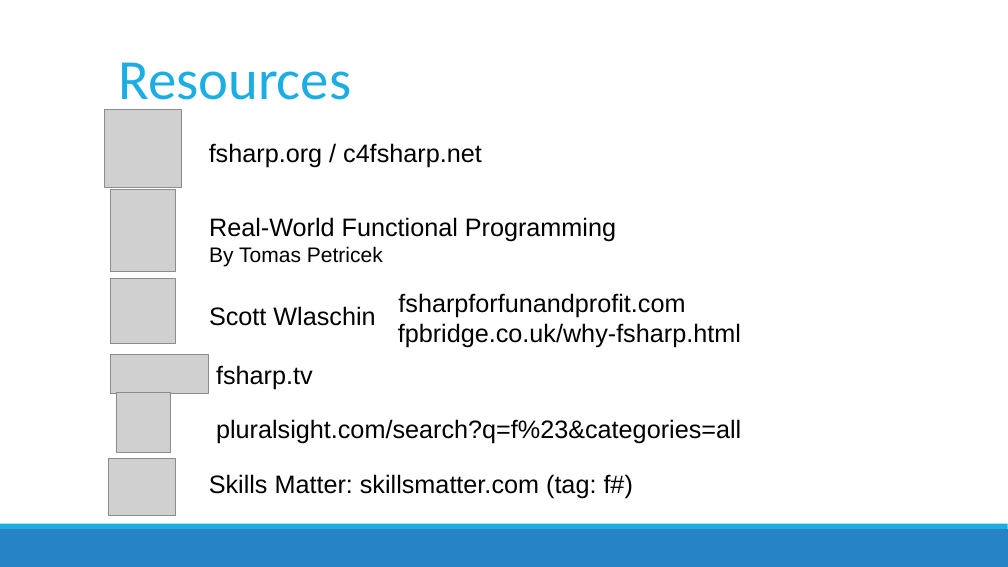
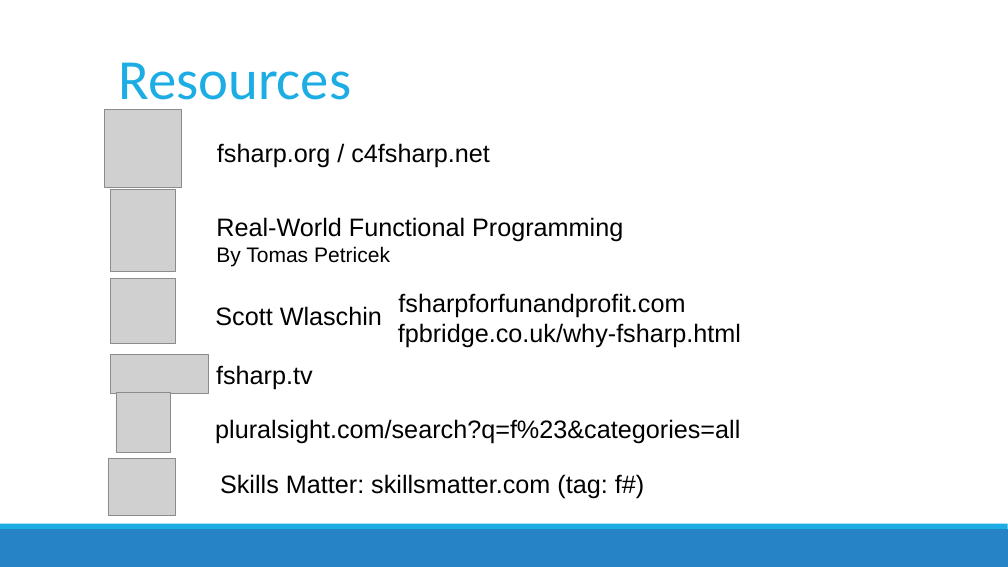
Before and after one commit to featuresnap/fsharpworkshop, a slide deck: slide 60 of FSharpWorkshop_Slides.pptx. Drawn at 1008x567 pixels with LibreOffice and Linux fonts; fonts in the diff are those of the drawing; grey boxes stand for pictures. Boxes give left, top, right and bottom in pixels: in the first picture for what was removed or moved away, otherwise in the second. Text is boxed around its words. In the diff, an @@ line names an element or a change of style, - is before the commit and + after.

```diff
--- a/FSharpWorkshop_Slides.pptx
+++ b/FSharpWorkshop_Slides.pptx
@@ text "fsharp.org / c4fsharp.net": place and size @@
-text "fsharp.org / c4fsharp.net" at box(209, 143, 482, 168)
+text "fsharp.org / c4fsharp.net" at box(217, 143, 490, 168)
@@ text "Real-World Functional Programming": place and size @@
-text "Real-World Functional Programming" at box(209, 217, 616, 266)
+text "Real-World Functional Programming" at box(216, 217, 623, 266)
@@ text "Scott Wlaschin": place and size @@
-text "Scott Wlaschin" at box(209, 306, 375, 326)
+text "Scott Wlaschin" at box(215, 306, 382, 326)
@@ text "Skills Matter: skillsmatter.com (tag: f#)": place and size @@
-text "Skills Matter: skillsmatter.com (tag: f#)" at box(209, 474, 633, 499)
+text "Skills Matter: skillsmatter.com (tag: f#)" at box(220, 474, 644, 499)
```
Also in this commit, not shown: 5 other slides changed, 18 other files.
